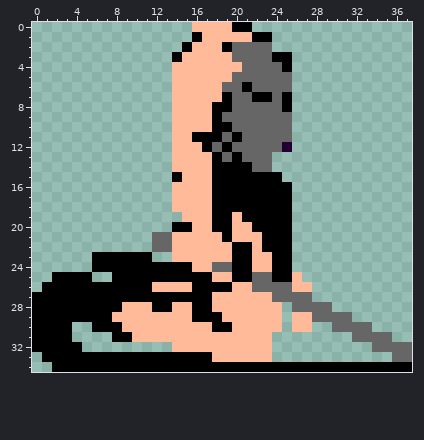
Pixel-art sprite -- barbariantuw/img/spritesA/decap2.gif. This is how it looked before the edit.
The file is 40x80 pixels. The old version is drawn lined up with the new one, on the new canvas.
New version:
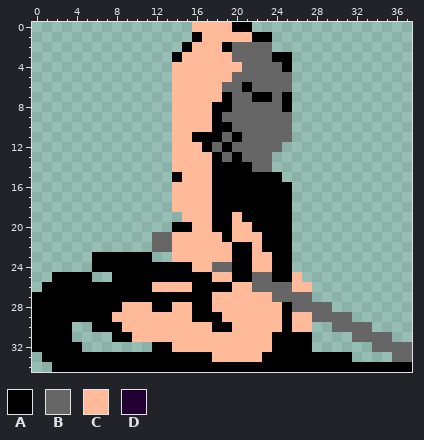
Palette (. is transparent): A #000000  B #666666  C #ffbb99  D #220033
From the commit log: Fix: decap2.gif pixels n shrink transparent
What changed:
canvas 40x80 -> 38x35, the old top-left corner now at 0,-45 (the part of the old canvas that was cut away was empty and is not shown)
Changed rows in their new state; - is an unchanged pixel.
first column x 25:
12 .
first column x 12:
28 -------------A------
29 -------------A------
30 -------------A------
31 ------------AAAA----
32 AA----------AAAA----
33 -----------AAAAAAAAA
Where, in picture pixels (left, top, right, bottom), the same in both pictures:
erased: (282, 142, 292, 152)
changed: (262, 302, 352, 362)
added: (152, 342, 172, 352)
